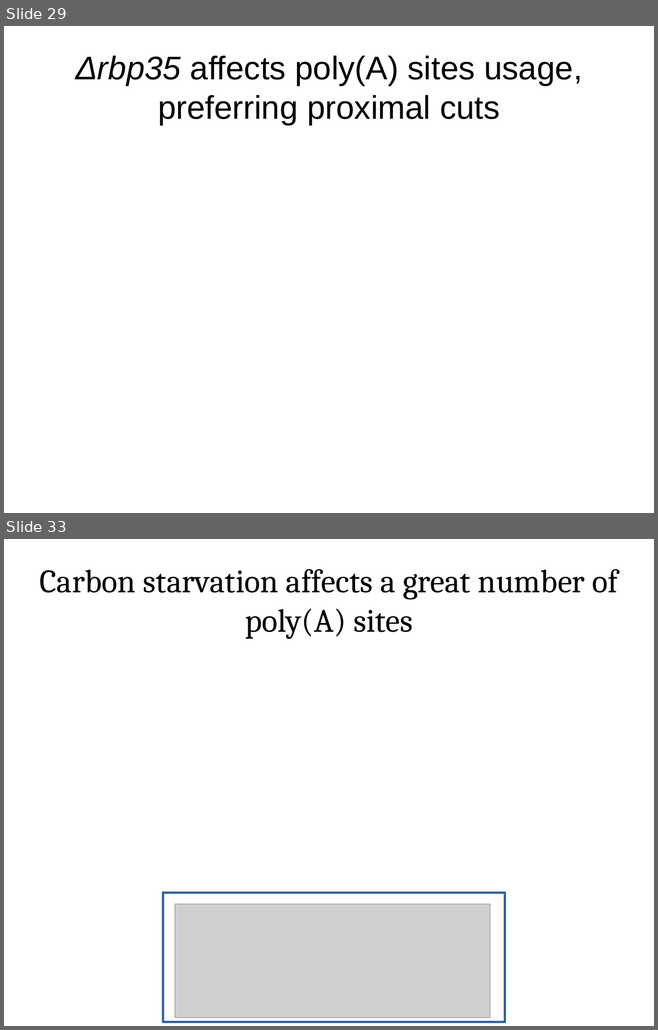
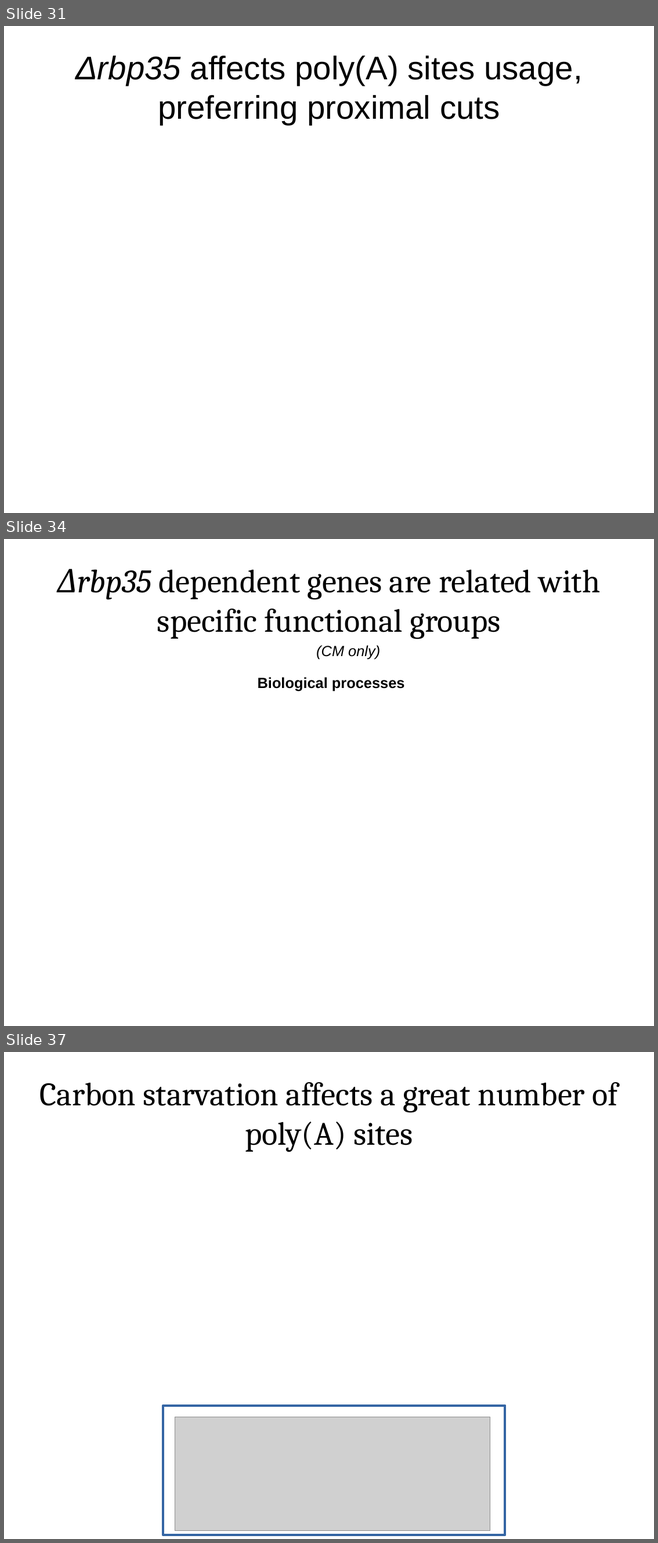
Before and after one commit to wilkinsonlab/m-oryzae-polya, a slide deck: doc/presentation_20141015.odp. Shown one above the other, each under a label of ours: slides 29 and 33 before the commit, slides 31, 34 and 37 after it; the slides between them are not shown. The pictures are 658x1030 and 658x1543 pixels, drawn with LibreOffice and Linux fonts; fonts in the diff are those of the drawing; grey boxes stand for pictures. Boxes give left, top, right and bottom in pixels: in the first picture for what was removed or moved away, otherwise in the second. Text is boxed around its words. In the diff, an @@ line names an element or a change of style, - is before the commit and + after.

```diff
--- a/doc/presentation_20141015.odp
+++ b/doc/presentation_20141015.odp
@@ slide 34 added at [4, 539, 654, 1026], background #FFFFFF @@
@@ title added at [157, 569, 600, 639], 40 pt, text #000000 @@
+Δrbp35 dependent genes are related with specific functional groups
@@ text added at [316, 645, 380, 659], 18 pt, text #000000, italic @@
+(CM only)
@@ text added at [257, 677, 405, 691], 18 pt, text #000000, bold @@
+Biological processes
@@ what was slide 29 is now slide 31 @@
@@ what was slide 33 is now slide 37 @@
```
Also in this commit, not shown: 8 slides changed, 5 other slides added, 3 slides removed.
